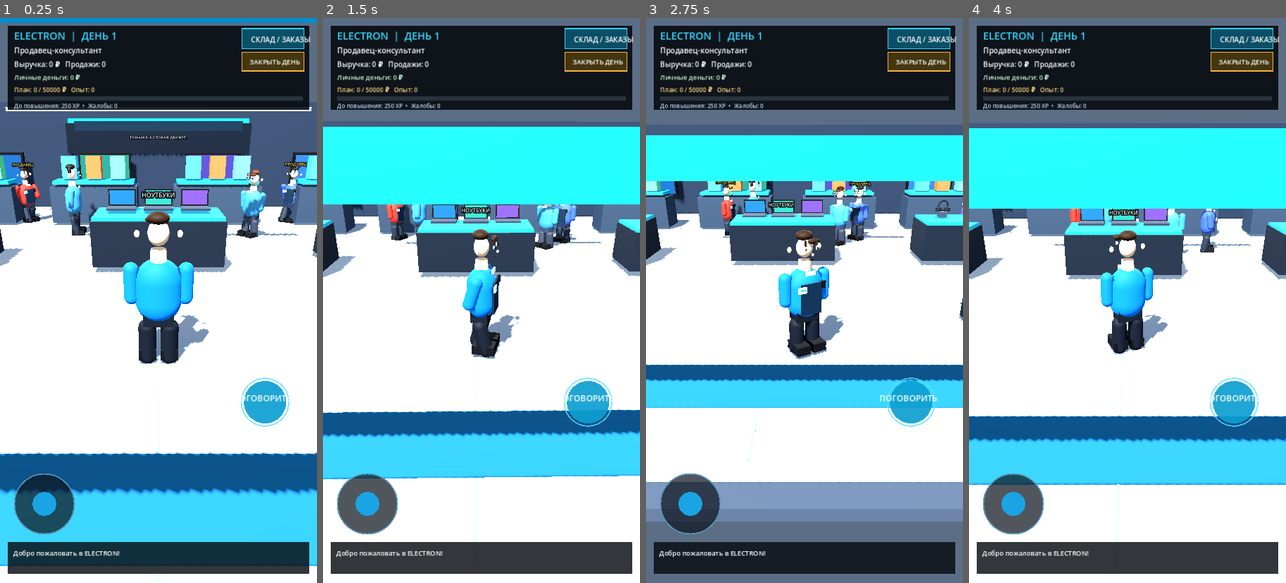
Above: before the commit, frames 1-4 (left to right).
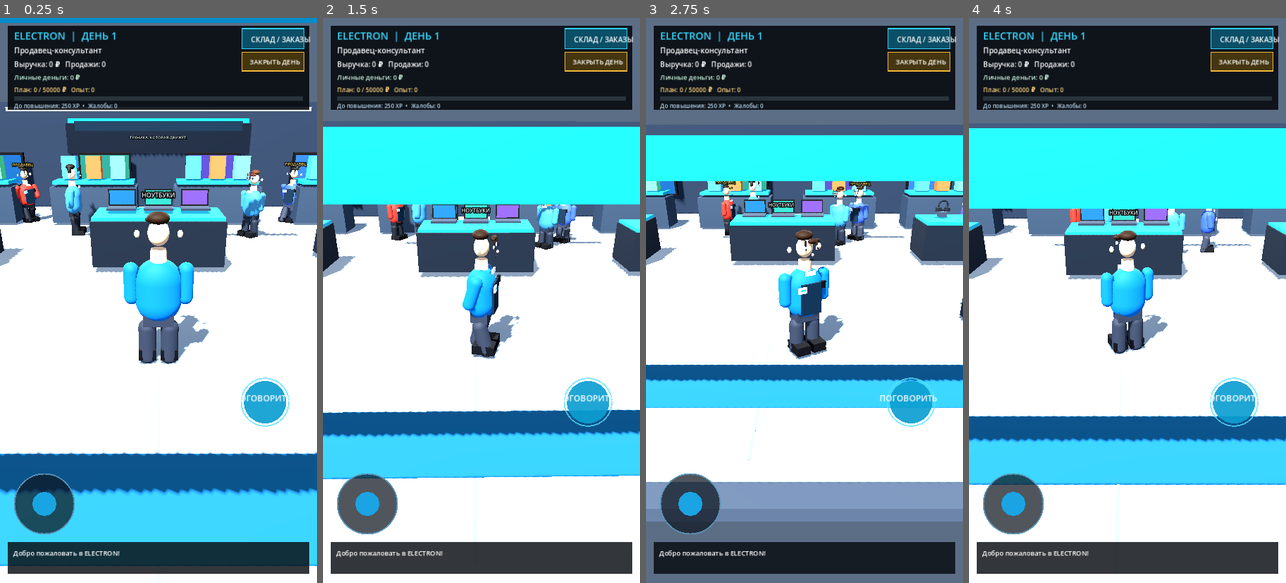
Above: after the commit, the same moments.

Repository: shilinillyaalexandrovich-wq/ELECTRON-3D
Game: Godot game, scene res://scenes/main.tscn
Two runs of this game, one before a commit and one after it. Both use one fixed random seed, a clock stepped at 60 frames per second and the inputs below.
Inputs (mouse positions are in pixels of both pictures, inside the frame that each line leads up to):
- Up to frame 1 (0.25 s): no input
- Up to frame 2 (1.5 s): move the mouse to (551, 272) at 0.52 s; click (551, 272) at 0.67 s; drag from (418, 328) to (465, 413) at 1.27 s
- Up to frame 3 (2.75 s): move the mouse to (836, 176) at 2.02 s; click (836, 176) at 2.17 s
- Up to frame 4 (4 s): drag from (1111, 413) to (1032, 215) at 2.77 s; move the mouse to (1222, 385) at 3.52 s; click (1222, 385) at 3.67 s

The runs differ from the first frame. In frame 1, 1.0% of the frame differs, in the area x 7-93%, y 32-62%; in frame 2, 0.6%; in frame 3, 0.6%; in frame 4, 0.6%.

Commit message:
Fix typed color selection in character model

Diff:
--- a/scripts/character_model.gd
+++ b/scripts/character_model.gd
@@ -37,7 +37,8 @@
     var shirt := _mat(shirt_color)
     var skin := _mat(skin_color)
     var hair := _mat(hair_color)
-    var pants_color := [Color(0.055,0.075,0.105), Color(0.16,0.18,0.22), Color(0.10,0.13,0.17)].pick_random()
+    var pants_options: Array[Color] = [Color(0.055,0.075,0.105), Color(0.16,0.18,0.22), Color(0.10,0.13,0.17)]
+    var pants_color: Color = pants_options[randi() % pants_options.size()]
     var pants := _mat(pants_color)
     var shoe_mat := _mat(Color(0.035,0.045,0.06))
     var white := _mat(Color(0.96,0.97,0.94))
